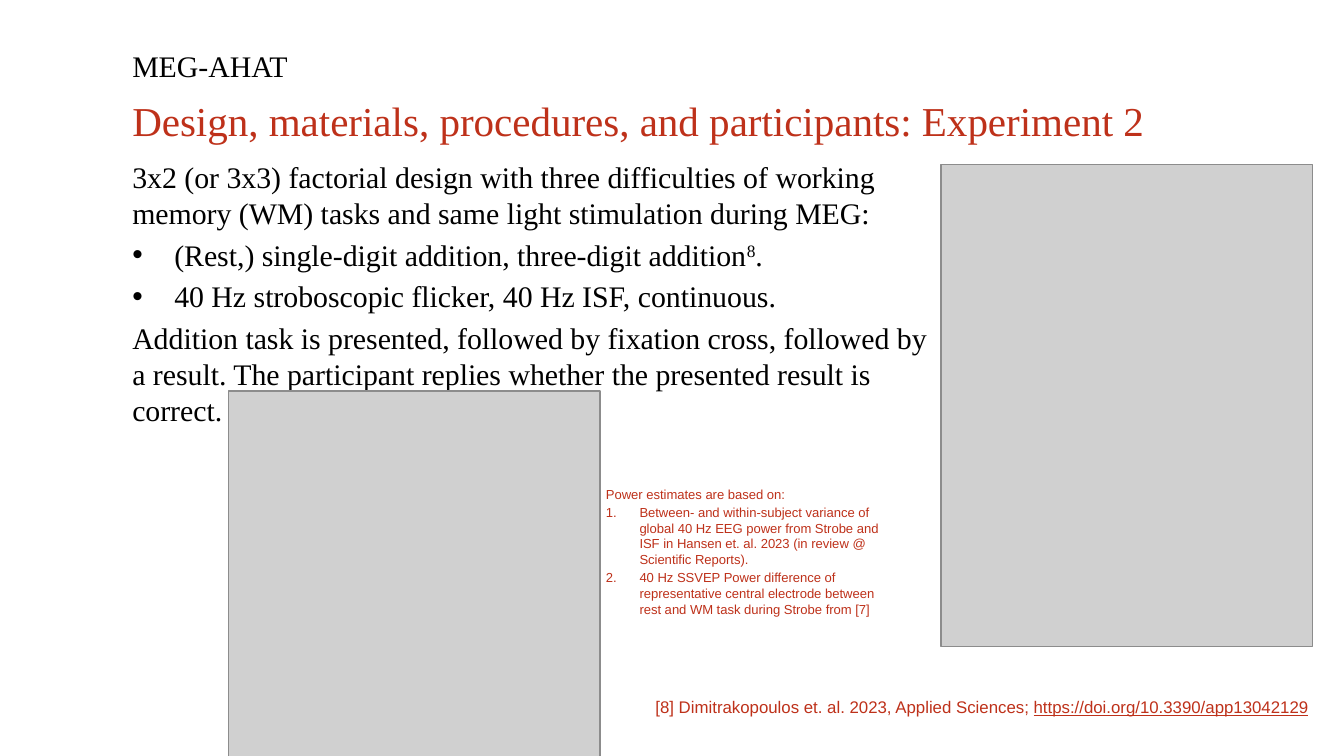
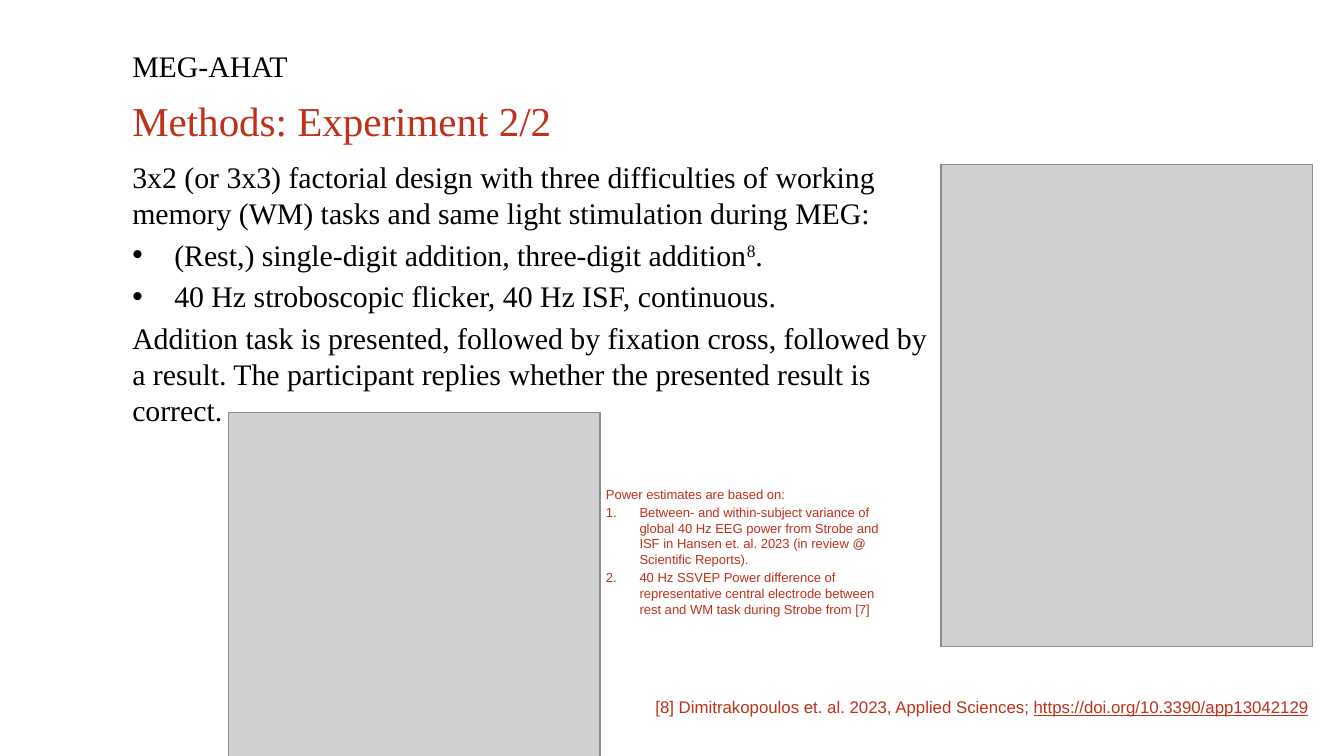
Before and after one commit to henneysq/meg-ahat, a slide deck: slide 5 of protocol/Invisible-Flicker_aka_MEG-AHAT_project_PPM.pptx. Drawn at 1344x756 pixels with LibreOffice and Linux fonts; fonts in the diff are those of the drawing; grey boxes stand for pictures; background and template pictures are left out. Boxes give left, top, right and bottom in pixels: in the first picture for what was removed or moved away, otherwise in the second. Text is boxed around its words. In the diff, an @@ line names an element or a change of style, - is before the commit and + after.

Commit message:
ppm figures cropped

```diff
--- a/protocol/Invisible-Flicker_aka_MEG-AHAT_project_PPM.pptx
+++ b/protocol/Invisible-Flicker_aka_MEG-AHAT_project_PPM.pptx
@@ text at [132,107,551,144]: text changed @@
-Design, materials, procedures, and participants: Experiment 2
+Methods: Experiment 2/2
@@ picture: place and size @@
-picture at [228,391,599,756]
+picture at [228,413,599,756]
```
Also in this commit, not shown: 2 other slides changed.
